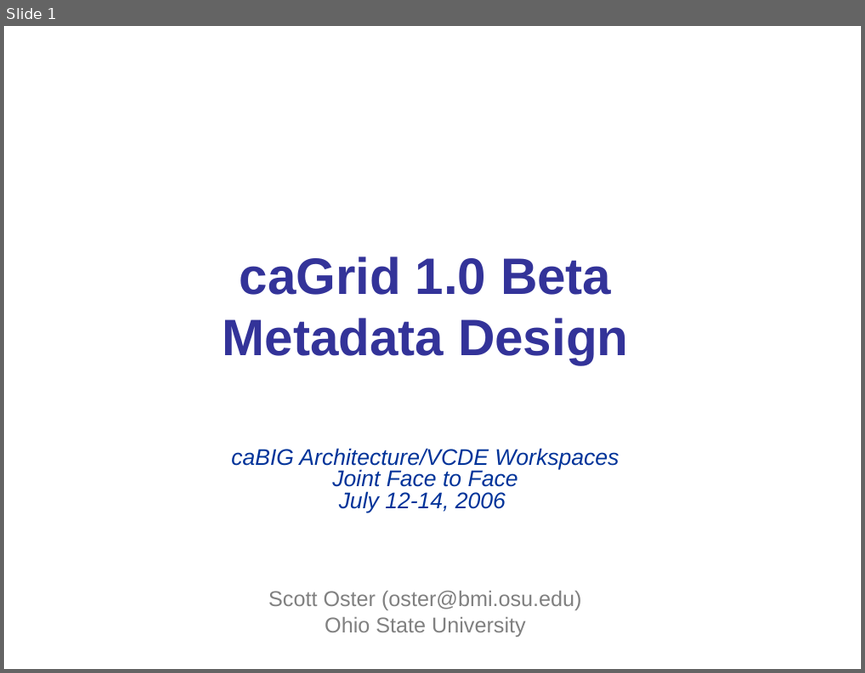
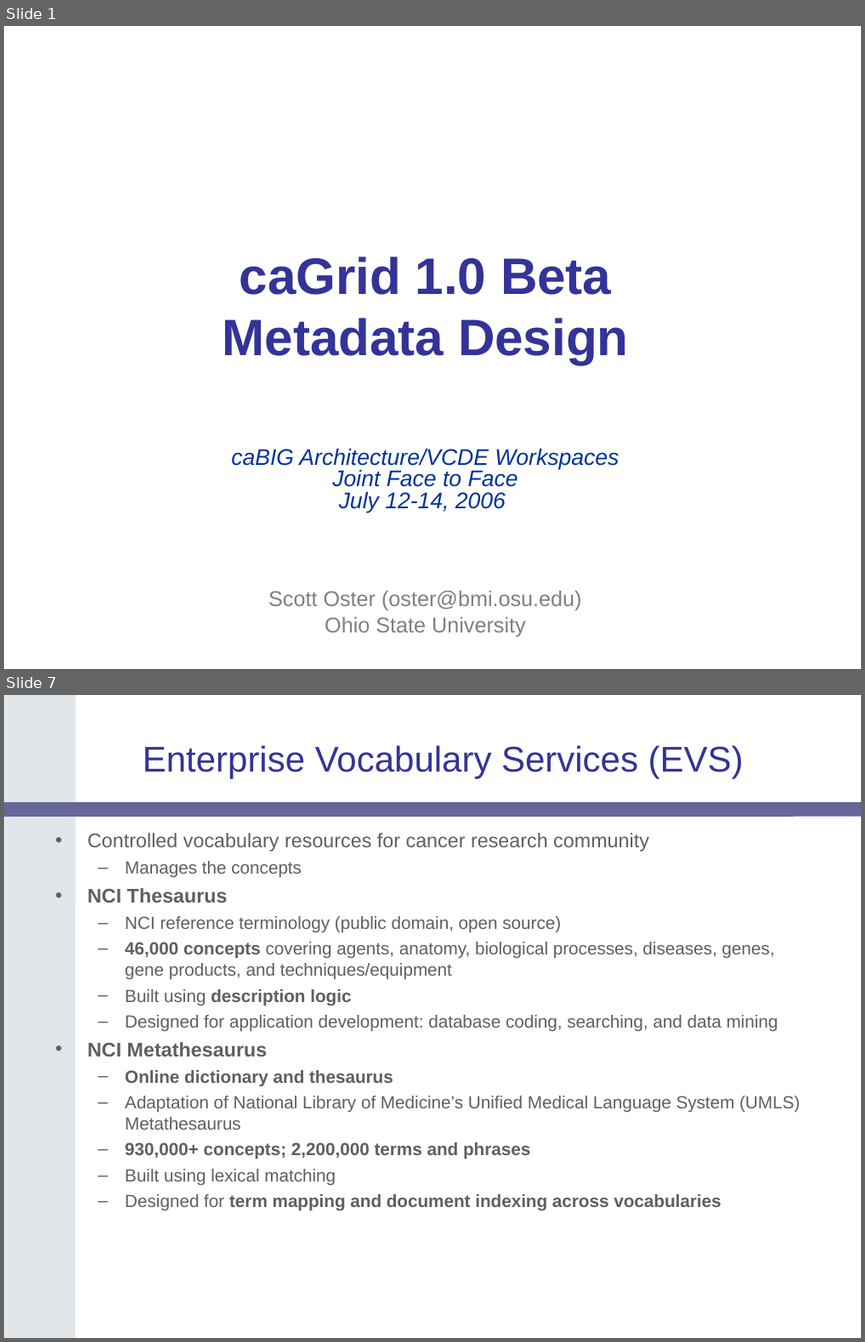
Before and after one commit to NCIP/cagrid-docs, a slide deck: presentations/200607_VCDE_ARCH/caGrid-1.0_Beta_Metadata.ppt. Shown one above the other, each under a label of ours: slide 1 before the commit, slides 1 and 7 after it; the slides between them are not shown. The pictures are 865x673 and 865x1342 pixels, drawn with LibreOffice and Linux fonts; fonts in the diff are those of the drawing; background and template pictures are left out. Boxes give left, top, right and bottom in pixels: in the first picture for what was removed or moved away, otherwise in the second. Text is boxed around its words. In the diff, an @@ line names an element or a change of style, - is before the commit and + after.

```diff
--- a/presentations/200607_VCDE_ARCH/caGrid-1.0_Beta_Metadata.ppt
+++ b/presentations/200607_VCDE_ARCH/caGrid-1.0_Beta_Metadata.ppt
@@ slide 7 added at <box>4,695,861,1338</box>, background #FFFFFF @@
@@ freeform shape added at <box>4,695,75,1338</box>, fill #E1E6EB @@
@@ title added at <box>143,745,744,779</box>, 30 pt, text #333399 @@
+Enterprise Vocabulary Services (EVS)
@@ rounded rectangle added at <box>4,802,861,817</box>, fill #666699 @@
@@ text added at <box>87,833,800,1211</box>, 14.8 pt, text #5F5F5F @@
+• Controlled vocabulary resources for cancer research community
+  – Manages the concepts
+• NCI Thesaurus
+  – NCI reference terminology (public domain, open source)
+  – 46,000 concepts covering agents, anatomy, biological processes, diseases, genes, gene products, and techniques/equipment
+  – Built using description logic
+  – Designed for application development: database coding, searching, and data mining
+• NCI Metathesaurus
+  – Online dictionary and thesaurus
+  – Adaptation of National Library of Medicine’s Unified Medical Language System (UMLS) Metathesaurus
+  – 930,000+ concepts; 2,200,000 terms and phrases
+  – Built using lexical matching
+  – Designed for term mapping and document indexing across vocabularies
```
Also in this commit, not shown: 41 other slides added, 1 slide removed.
